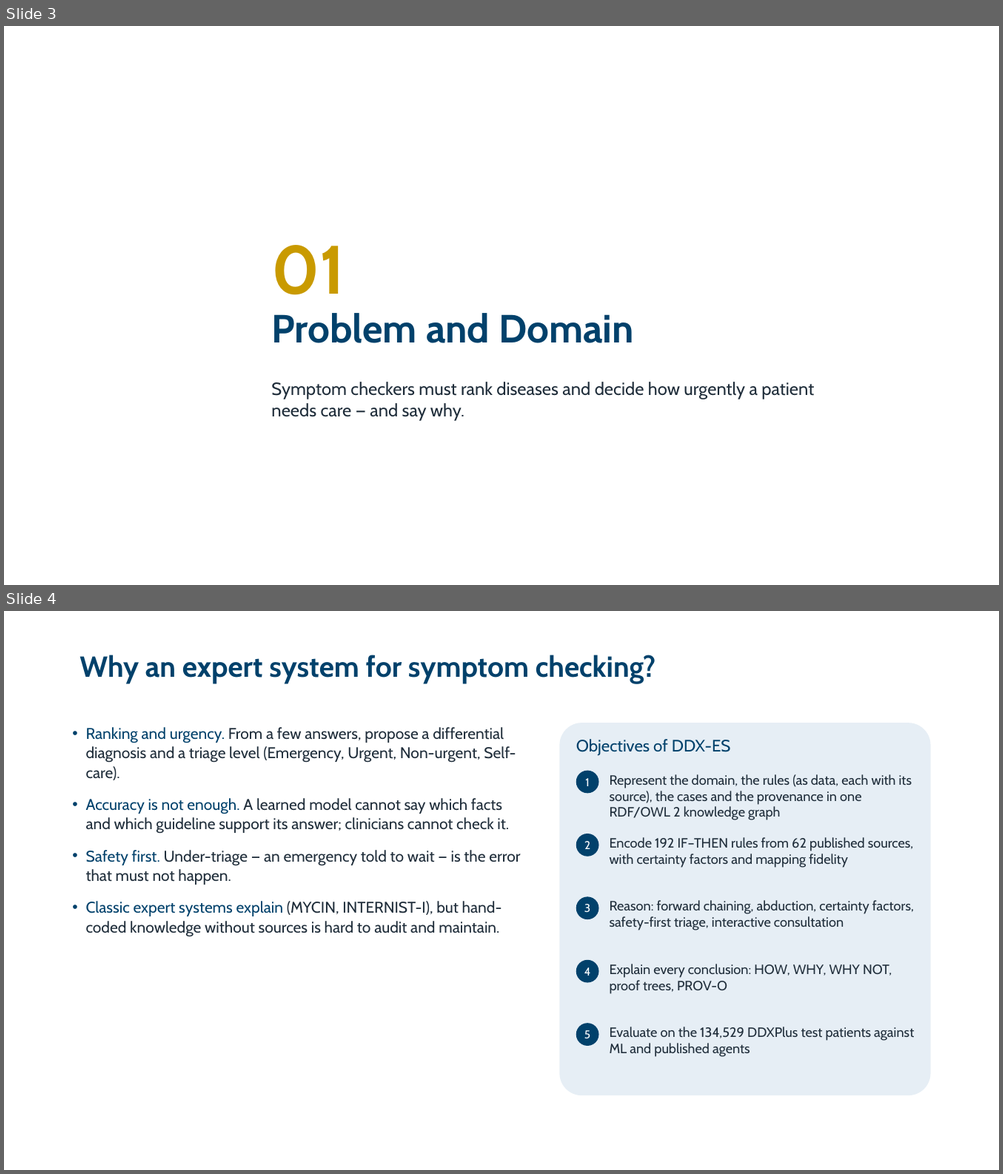
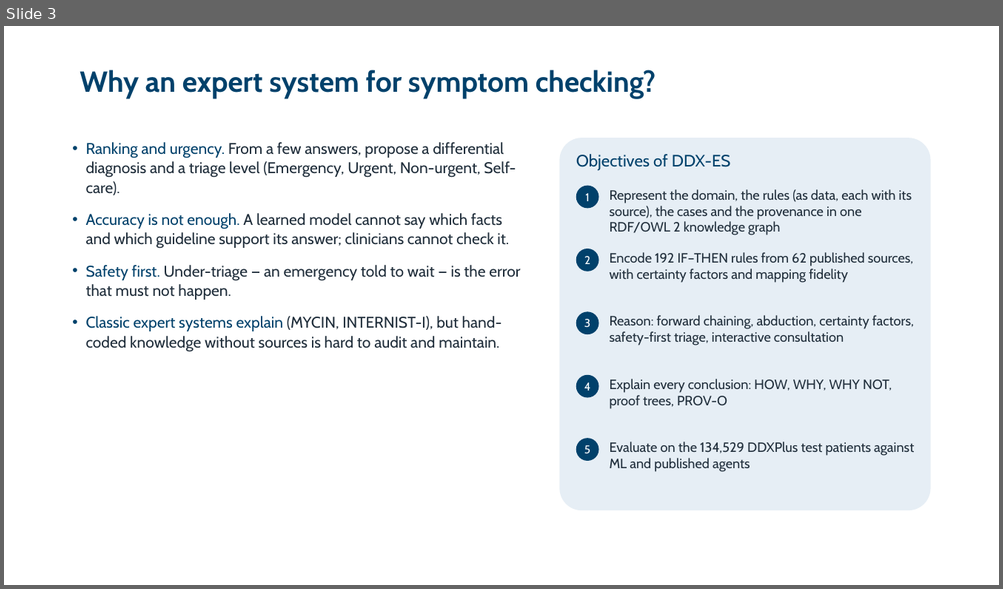
Before and after one commit to zidanarsyad/ddx-expert-system, a slide deck: docs/slides.pptx. Shown one above the other, each under a label of ours: slides 3 and 4 before the commit, slide 3 after it. The pictures are 1003x1174 and 1003x589 pixels, drawn with LibreOffice and Linux fonts; fonts in the diff are those of the drawing; background and template pictures are left out. Boxes give left, top, right and bottom in pixels: in the first picture for what was removed or moved away, otherwise in the second. Text is boxed around its words. In the diff, an @@ line names an element or a change of style, - is before the commit and + after.

```diff
--- a/docs/slides.pptx
+++ b/docs/slides.pptx
@@ slide 3 removed at bbox=[4, 26, 999, 585], background picture (left out) @@
@@ title removed at bbox=[271, 245, 634, 343] @@
-01
-Problem and Domain
@@ text removed at bbox=[271, 382, 814, 421] @@
-Symptom checkers must rank diseases and decide how urgently a patient needs care — and say why.
@@ what was slide 4 is now slide 3 @@
```
Also in this commit, not shown: 5 slides changed, 1 slide added, 9 other slides removed, 7 other files.
